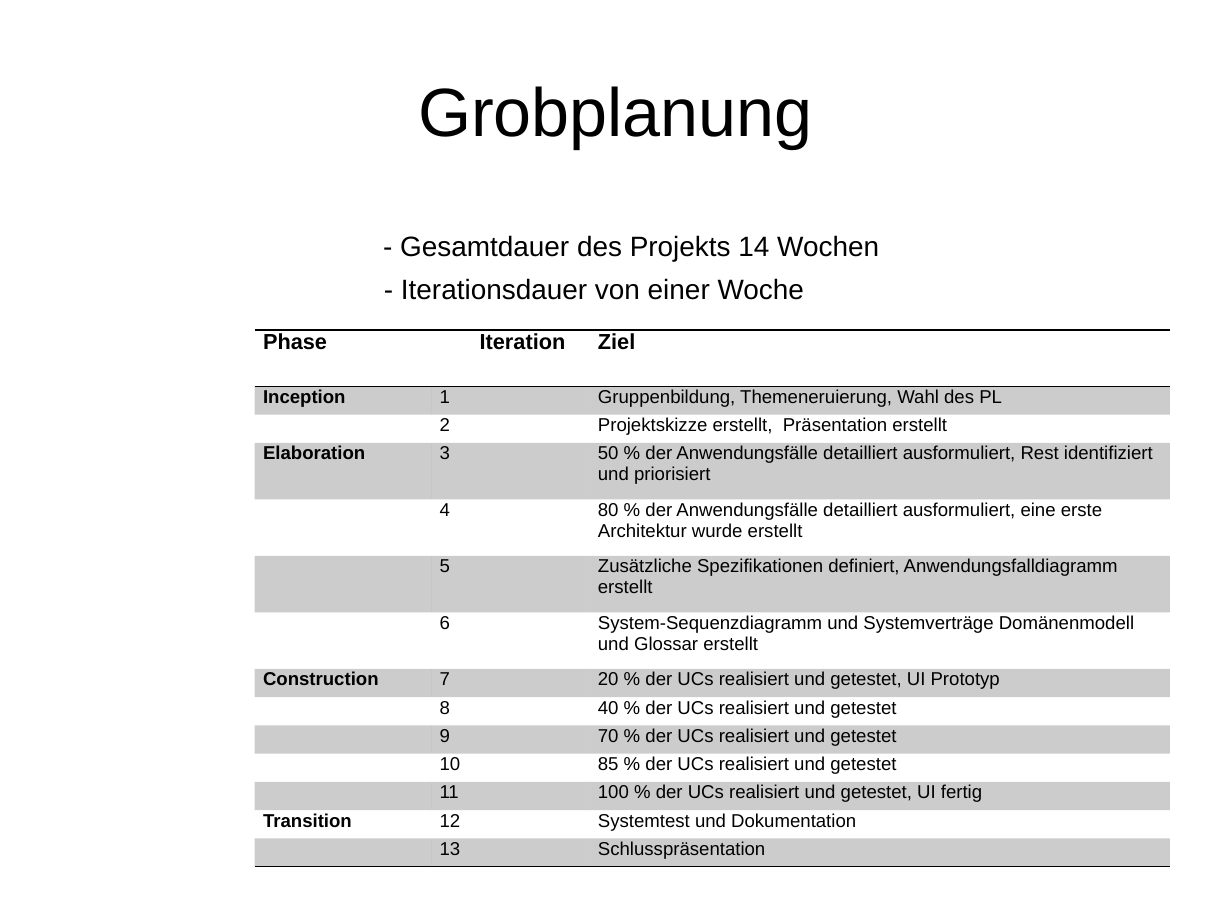
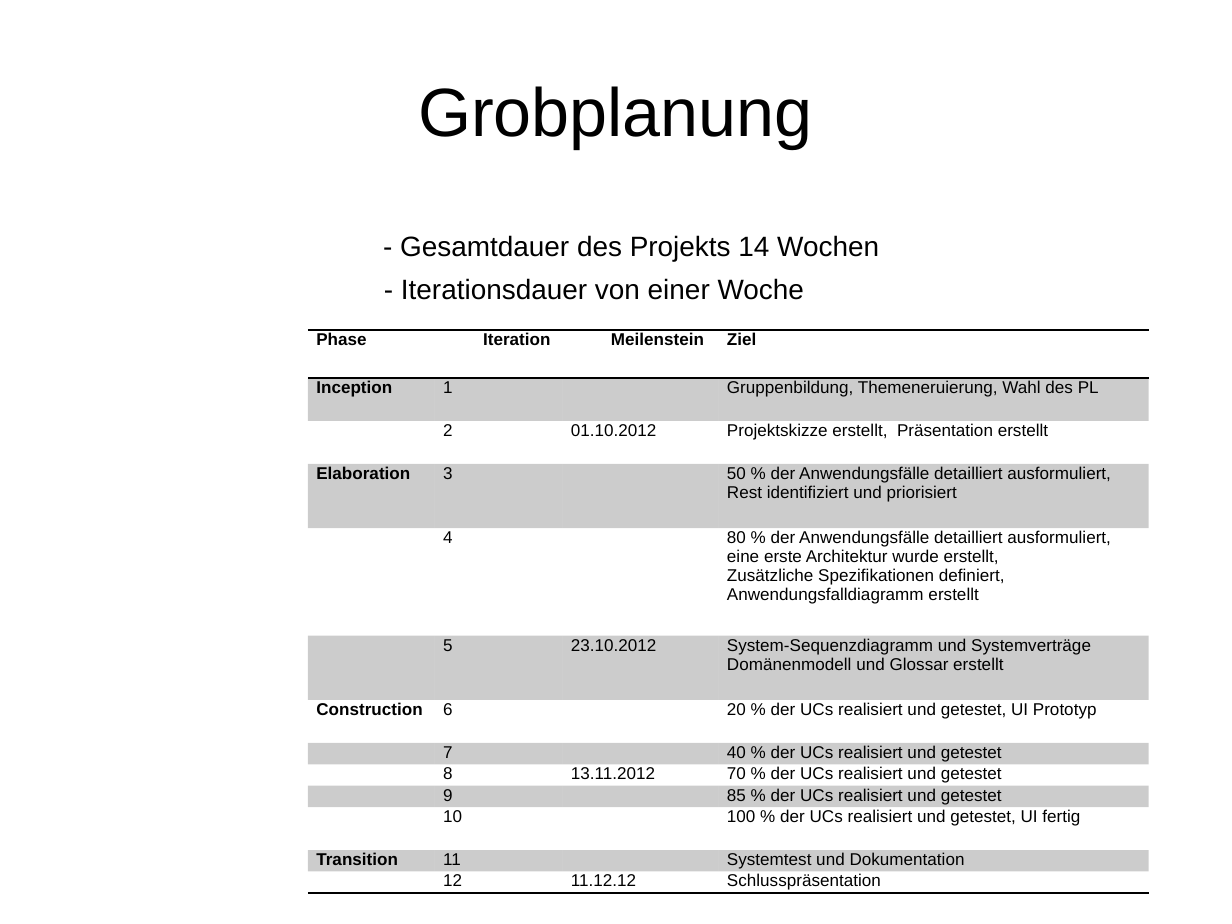
Before and after one commit to sprengmeister/IT10-t_SWE1_chess, a slide deck: slide 7 of Planung/projektskizze_nad.pptx. Drawn at 1232x924 pixels with LibreOffice and Linux fonts; fonts in the diff are those of the drawing; background and template pictures are left out. Boxes give left, top, right and bottom in pixels: in the first picture for what was removed or moved away, otherwise in the second. Text is boxed around its words. In the diff, an @@ line names an element or a change of style, - is before the commit and + after.

Commit message:
Grobplanung Tabelle hinzugefügt

```diff
--- a/Planung/projektskizze_nad.pptx
+++ b/Planung/projektskizze_nad.pptx
@@ table at (x1=309, y1=330, x2=1149, y2=894) @@
-Phase | Iteration | Ziel
-Inception | 1 | Gruppenbildung, Themeneruierung, Wahl des PL
- | 2 | Projektskizze erstellt, Präsentation erstellt
-Elaboration | 3 | 50 % der Anwendungsfälle detailliert ausformuliert, Rest identifiziert und priorisiert
- | 4 | 80 % der Anwendungsfälle detailliert ausformuliert, eine erste Architektur wurde erstellt
- | 5 | Zusätzliche Spezifikationen definiert, Anwendungsfalldiagramm erstellt
- | 6 | System-Sequenzdiagramm und Systemverträge Domänenmodell und Glossar erstellt
-Construction | 7 | 20 % der UCs realisiert und getestet, UI Prototyp
- | 8 | 40 % der UCs realisiert und getestet
- | 9 | 70 % der UCs realisiert und getestet
- | 10 | 85 % der UCs realisiert und getestet
- | 11 | 100 % der UCs realisiert und getestet, UI fertig
-Transition | 12 | Systemtest und Dokumentation
- | 13 | Schlusspräsentation
+Phase | Iteration | Meilenstein | Ziel
+Inception | 1 |  | Gruppenbildung, Themeneruierung, Wahl des PL
+ | 2 | 01.10.2012 | Projektskizze erstellt, Präsentation erstellt
+Elaboration | 3 |  | 50 % der Anwendungsfälle detailliert ausformuliert, Rest identifiziert und priorisiert
+ | 4 |  | 80 % der Anwendungsfälle detailliert ausformuliert, eine erste Architektur wurde erstellt, / Zusätzliche Spezifikationen definiert, Anwendungsfalldiagramm erstellt
+ | 5 | 23.10.2012 | System-Sequenzdiagramm und Systemverträge Domänenmodell und Glossar erstellt
+Construction | 6 |  | 20 % der UCs realisiert und getestet, UI Prototyp
+ | 7 |  | 40 % der UCs realisiert und getestet
+ | 8 | 13.11.2012 | 70 % der UCs realisiert und getestet
+ | 9 |  | 85 % der UCs realisiert und getestet
+ | 10 |  | 100 % der UCs realisiert und getestet, UI fertig
+Transition | 11 |  | Systemtest und Dokumentation
+ | 12 | 11.12.12 | Schlusspräsentation
@@ table resized from (x1=255, y1=330, x2=1171, y2=866) to (x1=309, y1=330, x2=1149, y2=894) @@
```
